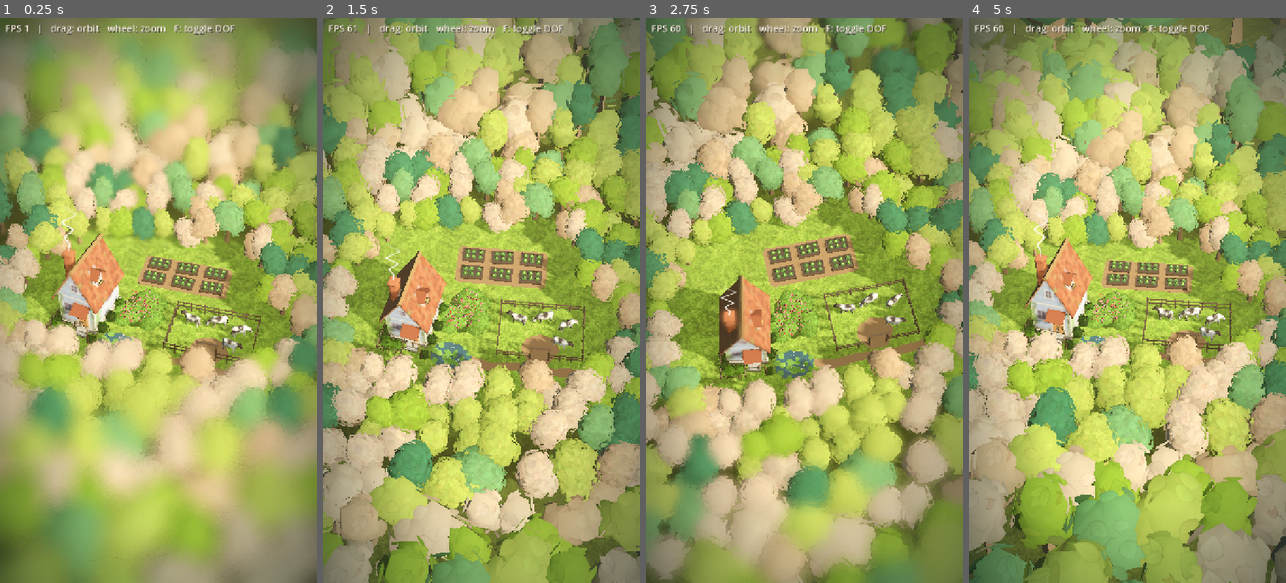
Above: before the commit, frames 1-4 (left to right).
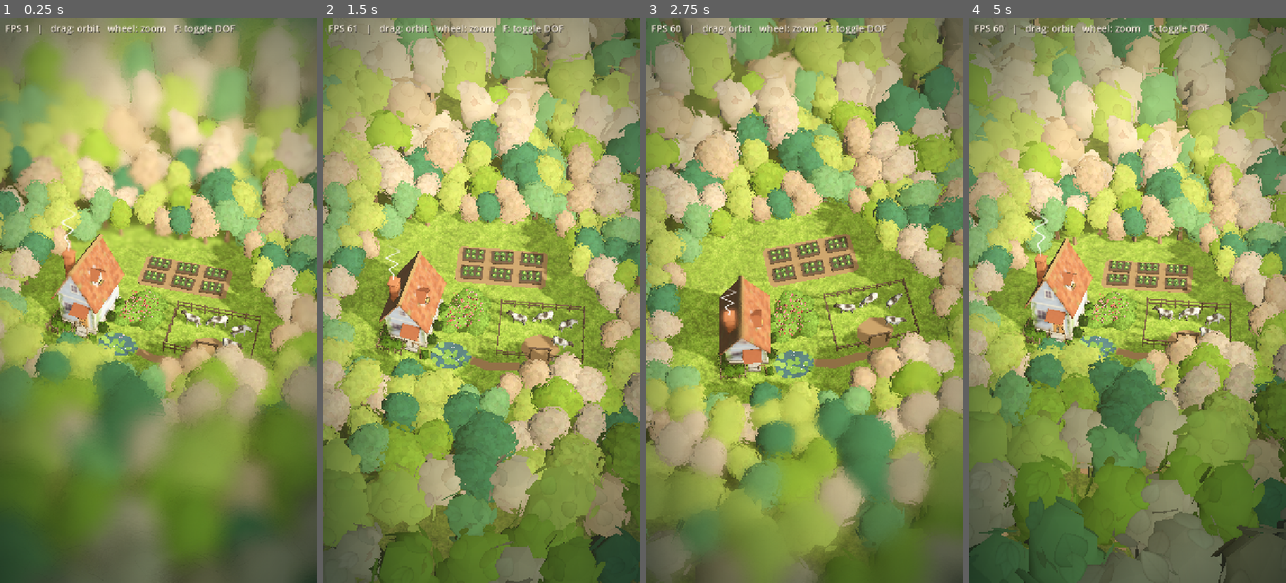
Above: after the commit, the same moments.

Repository: evaqqwww/Island
Game: Godot game, scene res://main.tscn
Same seed, same stepped clock (60 frames per second), same inputs: the game is played once before the commit and once after it.
Inputs (mouse positions are in pixels of both pictures, inside the frame that each line leads up to):
- Up to frame 1 (0.25 s): no input
- Up to frame 2 (1.5 s): tap Enter at 0.5 s; move the mouse to (551, 272) at 0.52 s; tap F at 0.6 s; click (551, 272) at 0.67 s; drag from (418, 328) to (465, 413) at 1.27 s
- Up to frame 3 (2.75 s): move the mouse to (836, 176) at 2.02 s; tap F at 2.1 s; click (836, 176) at 2.17 s
- Up to frame 4 (5 s): drag from (1111, 413) to (1032, 215) at 2.77 s; move the mouse to (1222, 385) at 3.52 s; tap F at 3.6 s; click (1222, 385) at 3.67 s; drag from (1032, 215) to (1079, 159) at 4.27 s

The runs differ from the first frame. In frame 1, 68% of the frame differs, in the area x 0-100%, y 0-100%; in frame 2, 64%; in frame 3, 61%; in frame 4, 71%.

Commit message:
加强前景层次：比对焦平面近的树冠按深度压暗偏冷，空地外侧的树长得更高大，镜头底部形成暗色前景遮挡
Co-Authored-By: Claude Opus 5.5 <noreply@anthropic.com>

Diff:
--- a/main.tscn
+++ b/main.tscn
@@ -347,8 +347,8 @@
 tree_scene = ExtResource("16_trees")
 tints = PackedColorArray(0.96, 0.88, 0.82, 1, 0.96, 0.88, 0.82, 1, 0.94, 0.84, 0.76, 1, 0.86, 0.9, 0.62, 1, 0.86, 0.9, 0.62, 1, 0.76, 0.86, 0.5, 1, 0.48, 0.72, 0.62, 1, 0.68, 0.84, 0.68, 1)
 max_trees = 900
-tree_scale = Vector2(0.8, 1.8)
-growth_distance = 22.0
+tree_scale = Vector2(0.8, 2.1)
+growth_distance = 20.0
 overlap = 0.45
 detail_distance = 8.0
 far_spacing = 9.5
--- a/materials/tree_leaves.tres
+++ b/materials/tree_leaves.tres
@@ -12,6 +12,9 @@
 shader_parameter/ao_light_affect = 0.45
 shader_parameter/wrap = 0.85
 shader_parameter/shadow_strength = 0.4
+shader_parameter/foreground_tint = Color(0.45, 0.56, 0.6, 1)
+shader_parameter/foreground_range = Vector2(4, 16)
+shader_parameter/focus_height = 0.5
 shader_parameter/wind_strength = 0.05
 shader_parameter/wind_speed = 1.1
 shader_parameter/canopy_height = 4.5
--- a/shaders/tree_leaves.gdshader
+++ b/shaders/tree_leaves.gdshader
@@ -4,6 +4,8 @@
 // 叶片双面渲染，背面沿用正面的球形化法线（不翻转朝向树冠内部），避免背面发黑。
 // 自定义光照：包裹漫反射让受光柔和；接收的阴影只保留 shadow_strength 的深度，
 // 叶片之间互相投下的细碎阴影变浅，树冠成片不斑驳。叶片随风轻摆，越高摆得越多。
+// 前景压暗：比对焦平面近 foreground_range.x～y 米的树冠逐渐乘上 foreground_tint，镜头底部的前景树冠更暗更冷，
+// 和被照亮的空地拉开层次。对焦距离按相机朝向和对焦点高度现算（环绕相机始终看向对焦点），任何朝向都成立。
 shader_type spatial;
 render_mode cull_disabled;
 
@@ -13,6 +15,9 @@
 uniform float ao_light_affect : hint_range(0.0, 1.0) = 0.45;
 uniform float wrap : hint_range(0.0, 1.0) = 0.85;             // 包裹漫反射，越大背光面越亮
 uniform float shadow_strength : hint_range(0.0, 1.0) = 1.0;   // 接收阴影的深度，0 不受阴影
+uniform vec3 foreground_tint : source_color = vec3(1.0);
+uniform vec2 foreground_range = vec2(6.0, 22.0);
+uniform float focus_height = 0.5;                             // 对焦点（相机目标）的高度
 uniform float wind_strength = 0.05;
 uniform float wind_speed = 1.1;
 uniform float canopy_height = 4.5;   // 网格局部高度，用来算摆动权重
@@ -29,7 +34,10 @@
 		NORMAL = -NORMAL;
 	}
 	vec4 leaf = texture(leaf_atlas, UV);
-	ALBEDO = leaf.rgb * COLOR.rgb;
+	vec3 cam = INV_VIEW_MATRIX[3].xyz;
+	float focus = (focus_height - cam.y) / min(-INV_VIEW_MATRIX[2].y, -0.05);
+	float fg = smoothstep(foreground_range.x, foreground_range.y, focus + VERTEX.z);
+	ALBEDO = leaf.rgb * COLOR.rgb * mix(vec3(1.0), foreground_tint, fg);
 	ALPHA = leaf.a;
 	ALPHA_SCISSOR_THRESHOLD = alpha_cut;
 	AO = mix(1.0, COLOR.a, ao_strength);
Not shown, changed: docs/index.html
Not shown, changed: docs/index.pck
